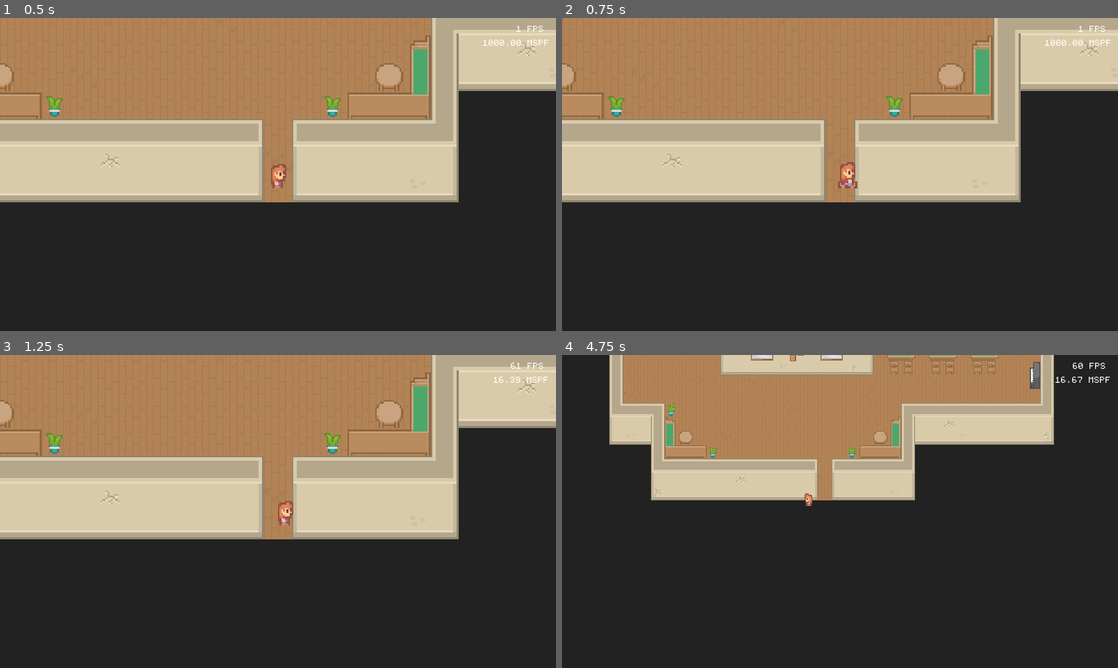
Above: before the commit, frames 1-4 (two rows, left to right).
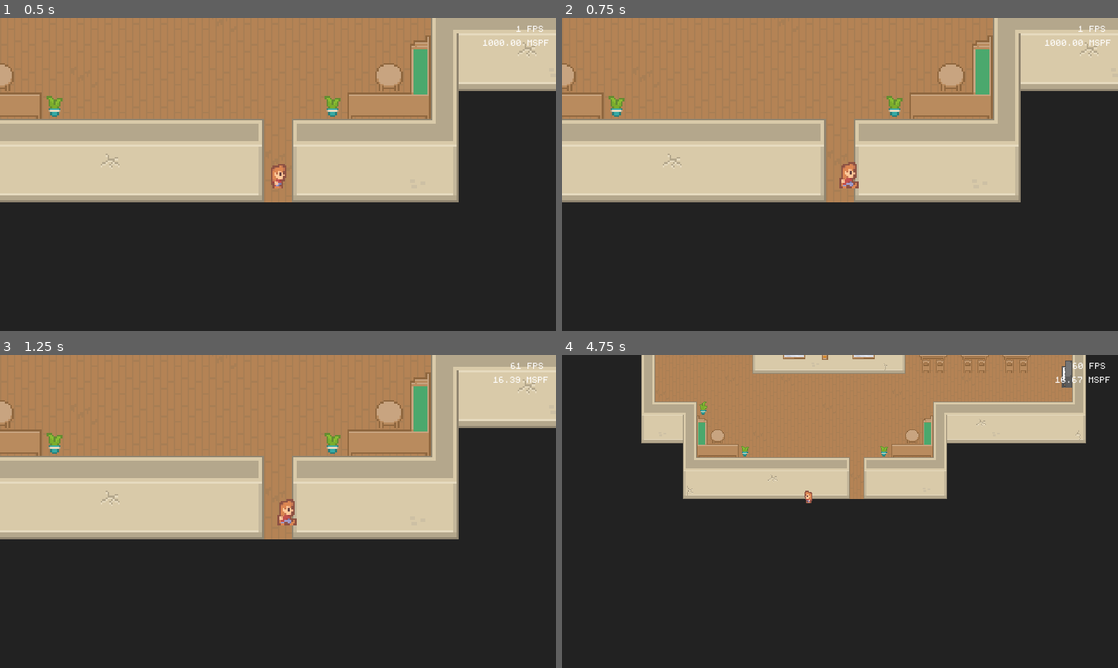
Above: after the commit, the same moments.

Repository: SilentByte/cysec-intern
Game: Godot game, scene res://scenes/main.tscn
Same seed, same stepped clock (60 frames per second), same inputs: the game is played once before the commit and once after it.
Inputs (mouse positions are in pixels of both pictures, inside the frame that each line leads up to):
- Up to frame 1 (0.5 s): no input
- Up to frame 2 (0.75 s): tap Enter at 0.5 s; move the mouse to (962, 158) at 0.52 s; hold D (move_east) from 0.53 s (still down); hold Shift (run, bound only after the commit) from 0.53 s (still down); tap E (interact, bound only after the commit) at 0.6 s
- Up to frame 3 (1.25 s): keep holding D (move_east); keep holding Shift (run, bound only after the commit)
- Up to frame 4 (4.75 s): move the mouse to (728, 527) at 1.27 s; release D (move_east) at 1.28 s; release Shift (run, bound only after the commit) at 1.28 s; hold Down (move_south) 1.28-2.03 s; tap Shift (run, bound only after the commit) at 1.35, 2.3, 4.35 s; tap E (interact, bound only after the commit) at 1.55, 3.05, 3.6, 4.55 s; move the mouse to (895, 442) at 2.02 s; hold D (move_east) 2.03-2.78 s; hold Mouse wheel up (zoom_in) 2.03-2.78 s; move the mouse to (812, 574) at 2.77 s; hold Up (move_north) 2.78-3.53 s; tap Mouse wheel down (zoom_out) at 2.85 s; move the mouse to (1006, 558) at 3.52 s; hold Shift (run, bound only after the commit) 3.53-4.28 s; hold A (move_west) from 3.53 s (still down); move the mouse to (673, 464) at 4.27 s

Frame 1 is identical in both runs. In frame 2, 0.1% of the frame differs, in the area x 49-54%, y 46-55%; in frame 3, 0.2%; in frame 4, 13%, in the area x 8-95%, y 0-49%.

Commit message:
Implement piano and interaction logic

Diff:
--- a/actors/player/player.gd
+++ b/actors/player/player.gd
@@ -1,7 +1,15 @@
 extends KinematicBody2D
+
+const SPEED := 50
+const RUN_MULTIPLIER := 2
+const INTERACTION_DISTANCE := 8
+
+onready var animated_sprite := $AnimatedSprite
+onready var forward_ray_cast := $ForwardRayCast
 
 var movement_direction := Vector2.ZERO
 var facing_direction := "east"
+var is_running := false
 
 
 func _ready() -> void:
@@ -12,6 +20,18 @@
 	_process_input()
 	_process_animation()
 	_process_movement()
+
+
+func _update_forward_ray_cast() -> void:
+	match facing_direction:
+		"east":
+			forward_ray_cast.cast_to = Vector2.RIGHT * INTERACTION_DISTANCE
+		"west":
+			forward_ray_cast.cast_to = Vector2.LEFT * INTERACTION_DISTANCE
+		"north":
+			forward_ray_cast.cast_to = Vector2.UP * INTERACTION_DISTANCE
+		"south":
+			forward_ray_cast.cast_to = Vector2.DOWN * INTERACTION_DISTANCE
 
 
 func _process_input() -> void:
@@ -33,6 +53,13 @@
 		movement_direction.y += 1.0
 		facing_direction = "south"
 
+	if Input.is_action_just_pressed("interact"):
+		var interactable = forward_ray_cast.get_collider()
+		if forward_ray_cast.is_colliding():
+			Utils.try_call(interactable, "interact")
+
+	is_running = Input.is_action_pressed("run")
+
 
 func _process_animation() -> void:
 	var action
@@ -42,8 +69,14 @@
 	else:
 		action = "walk"
 
-	$AnimatedSprite.animation = "%s_%s" % [facing_direction, action]
+	animated_sprite.speed_scale = int(is_running) * RUN_MULTIPLIER + 1
+	animated_sprite.animation = "%s_%s" % [facing_direction, action]
 
 
 func _process_movement() -> void:
-	move_and_slide(movement_direction.normalized() * 50)
+	var speed = SPEED
+	if is_running:
+		speed *= RUN_MULTIPLIER
+
+	_update_forward_ray_cast()
+	move_and_slide(movement_direction.normalized() * speed)
--- a/actors/player/player.tscn
+++ b/actors/player/player.tscn
@@ -63,20 +63,10 @@
 } ]
 
 [sub_resource type="RectangleShape2D" id=2]
-extents = Vector2( 4, 3 )
+extents = Vector2( 3, 2 )
 
 [node name="Player" type="KinematicBody2D"]
 script = ExtResource( 17 )
-
-[node name="AnimatedSprite" type="AnimatedSprite" parent="."]
-position = Vector2( 0, 8 )
-frames = SubResource( 1 )
-animation = "east_idle"
-offset = Vector2( 0, -8 )
-
-[node name="CollisionShape2D" type="CollisionShape2D" parent="."]
-position = Vector2( 0, 5 )
-shape = SubResource( 2 )
 
 [node name="Camera" type="Camera2D" parent="."]
 current = true
@@ -91,5 +81,23 @@
 drag_margin_right = 0.1
 drag_margin_bottom = 0.1
 script = ExtResource( 18 )
+__meta__ = {
+"_edit_lock_": true
+}
 
 [node name="Tween" type="Tween" parent="Camera"]
+
+[node name="AnimatedSprite" type="AnimatedSprite" parent="."]
+position = Vector2( 0, 8 )
+frames = SubResource( 1 )
+animation = "east_idle"
+offset = Vector2( 0, -8 )
+
+[node name="CollisionShape2D" type="CollisionShape2D" parent="."]
+position = Vector2( 0, 6 )
+shape = SubResource( 2 )
+
+[node name="ForwardRayCast" type="RayCast2D" parent="."]
+position = Vector2( 0, 2 )
+enabled = true
+cast_to = Vector2( 8, 0 )
--- a/project.godot
+++ b/project.godot
@@ -13,6 +13,10 @@
 config/name="CySecIntern"
 run/main_scene="res://scenes/main.tscn"
 config/icon="res://icon.png"
+
+[autoload]
+
+Utils="*res://scripts/global/utils.gd"
 
 [display]
 
@@ -88,6 +92,16 @@
 "events": [ Object(InputEventMouseButton,"resource_local_to_scene":false,"resource_name":"","device":0,"alt":false,"shi …(212 unchanged characters)…
  ]
 }
+interact={
+"deadzone": 0.5,
+"events": [ Object(InputEventKey,"resource_local_to_scene":false,"resource_name":"","device":0,"alt":false,"shift":false,"control":false,"meta":false,"command":false,"pressed":false,"scancode":69,"physical_scancode":0,"unicode":0,"echo":false,"script":null)
+ ]
+}
+run={
+"deadzone": 0.5,
+"events": [ Object(InputEventKey,"resource_local_to_scene":false,"resource_name":"","device":0,"alt":false,"shift":false,"control":false,"meta":false,"command":false,"pressed":false,"scancode":16777237,"physical_scancode":0,"unicode":0,"echo":false,"script":null)
+ ]
+}
 
 [physics]
 
--- a/scenes/world/cafe/cafe.tscn
+++ b/scenes/world/cafe/cafe.tscn
@@ -1,7 +1,8 @@
-[gd_scene load_steps=5 format=2]
+[gd_scene load_steps=6 format=2]
 
 [ext_resource path="res://tilesets/indoors.png" type="Texture" id=1]
 [ext_resource path="res://tilesets/outdoors.png" type="Texture" id=2]
+[ext_resource path="res://scenes/world/cafe/piano/piano.tscn" type="PackedScene" id=3]
 
 [sub_resource type="TileSet" id=1]
 0/name = "Table Red"
@@ -413,7 +414,10 @@
 cell_size = Vector2( 16, 16 )
 cell_tile_origin = 1
 format = 1
-tile_data = PoolIntArray( -131075, 9, 262150, -131074, 9, 19 …(1583 unchanged characters)… , 655382, 3, 393217, 655383, 3, 393217, 655386, 2, 3, 720898, 4, 65539, 720902, 4, 65539, 720915, 4, 65539, 720922, 2, 65539, 851965, 4, 65539, 786446, 4, 65 …(338 unchanged characters)…
+tile_data = PoolIntArray( -131075, 9, 262150, -131074, 9, 19 …(1583 unchanged characters)… , 655382, 3, 393217, 655383, 3, 393217, 720898, 4, 65539, 720902, 4, 65539, 720915, 4, 65539, 851965, 4, 65539, 786446, 4, 65 …(338 unchanged characters)…
+
+[node name="Piano" parent="." instance=ExtResource( 3 )]
+position = Vector2( 416, 160 )
 
 [node name="StaticBody2D" type="StaticBody2D" parent="."]
 
@@ -422,3 +426,39 @@
 
 [node name="CollisionPolygon2D2" type="CollisionPolygon2D" parent="StaticBody2D"]
 polygon = PoolVector2Array( 256, 64, 256, 112, 320, 112, 320, 64 )
+
+[node name="CollisionPolygon2D3" type="CollisionPolygon2D" parent="StaticBody2D"]
+position = Vector2( 80, 0 )
+polygon = PoolVector2Array( 256, 64, 256, 112, 272, 112, 272, 64 )
+
+[node name="CollisionPolygon2D11" type="CollisionPolygon2D" parent="StaticBody2D"]
+position = Vector2( -208, 64 )
+polygon = PoolVector2Array( 256, 64, 256, 80, 272, 80, 272, 64 )
+
+[node name="CollisionPolygon2D4" type="CollisionPolygon2D" parent="StaticBody2D"]
+position = Vector2( 112, 0 )
+polygon = PoolVector2Array( 256, 64, 256, 112, 272, 112, 272, 64 )
+
+[node name="CollisionPolygon2D5" type="CollisionPolygon2D" parent="StaticBody2D"]
+position = Vector2( 144, 0 )
+polygon = PoolVector2Array( 256, 64, 256, 112, 272, 112, 272, 64 )
+
+[node name="CollisionPolygon2D6" type="CollisionPolygon2D" parent="StaticBody2D"]
+position = Vector2( 0, 64 )
+polygon = PoolVector2Array( 256, 64, 256, 112, 288, 112, 288, 64 )
+
+[node name="CollisionPolygon2D7" type="CollisionPolygon2D" parent="StaticBody2D"]
+position = Vector2( 48, 64 )
+polygon = PoolVector2Array( 256, 64, 256, 112, 288, 112, 288, 64 )
+
+[node name="CollisionPolygon2D8" type="CollisionPolygon2D" parent="StaticBody2D"]
+position = Vector2( 96, 64 )
+polygon = PoolVector2Array( 256, 64, 256, 112, 288, 112, 288, 64 )
+
+[node name="CollisionPolygon2D9" type="CollisionPolygon2D" parent="StaticBody2D"]
+position = Vector2( -16, 160 )
+polygon = PoolVector2Array( 224, 96, 224, 112, 288, 112, 288, 64, 272, 64, 272, 80, 256, 80, 256, 96 )
+
+[node name="CollisionPolygon2D10" type="CollisionPolygon2D" parent="StaticBody2D"]
+position = Vector2( -240, 160 )
+polygon = PoolVector2Array( 240, 112, 304, 112, 304, 96, 272, 96, 272, 80, 256, 80, 256, 48, 240, 48 )
--- /dev/null
+++ b/scenes/world/cafe/piano/piano.gd
@@ -0,0 +1,8 @@
+extends KinematicBody2D
+
+onready var audio = $AudioStreamPlayer2D
+
+
+func interact() -> void:
+	if not audio.playing:
+		audio.play()
--- /dev/null
+++ b/scenes/world/cafe/piano/piano.tscn
@@ -0,0 +1,18 @@
+[gd_scene load_steps=4 format=2]
+
+[ext_resource path="res://scenes/world/cafe/piano/piano.png" type="Texture" id=1]
+[ext_resource path="res://scenes/world/cafe/piano/piano.gd" type="Script" id=2]
+[ext_resource path="res://scenes/world/cafe/piano/piano.wav" type="AudioStream" id=3]
+
+[node name="Piano" type="KinematicBody2D"]
+script = ExtResource( 2 )
+
+[node name="Piano" type="Sprite" parent="."]
+position = Vector2( 8, 16 )
+texture = ExtResource( 1 )
+
+[node name="CollisionPolygon2D" type="CollisionPolygon2D" parent="."]
+polygon = PoolVector2Array( 2, 0, 16, 0, 16, 32, 2, 32 )
+
+[node name="AudioStreamPlayer2D" type="AudioStreamPlayer2D" parent="."]
+stream = ExtResource( 3 )
--- /dev/null
+++ b/scripts/global/utils.gd
@@ -0,0 +1,6 @@
+extends Node
+
+
+func try_call(object: Object, method_name: String, args: Array = []):
+	if object.has_method(method_name):
+		return object.callv(method_name, args)
Binary file added: scenes/world/cafe/piano/piano.png
Not shown, added: scenes/world/cafe/piano/piano.png.import
Not shown, added: scenes/world/cafe/piano/piano.wav.import
Not shown, added: scenes/world/cafe/piano/piano.wav
